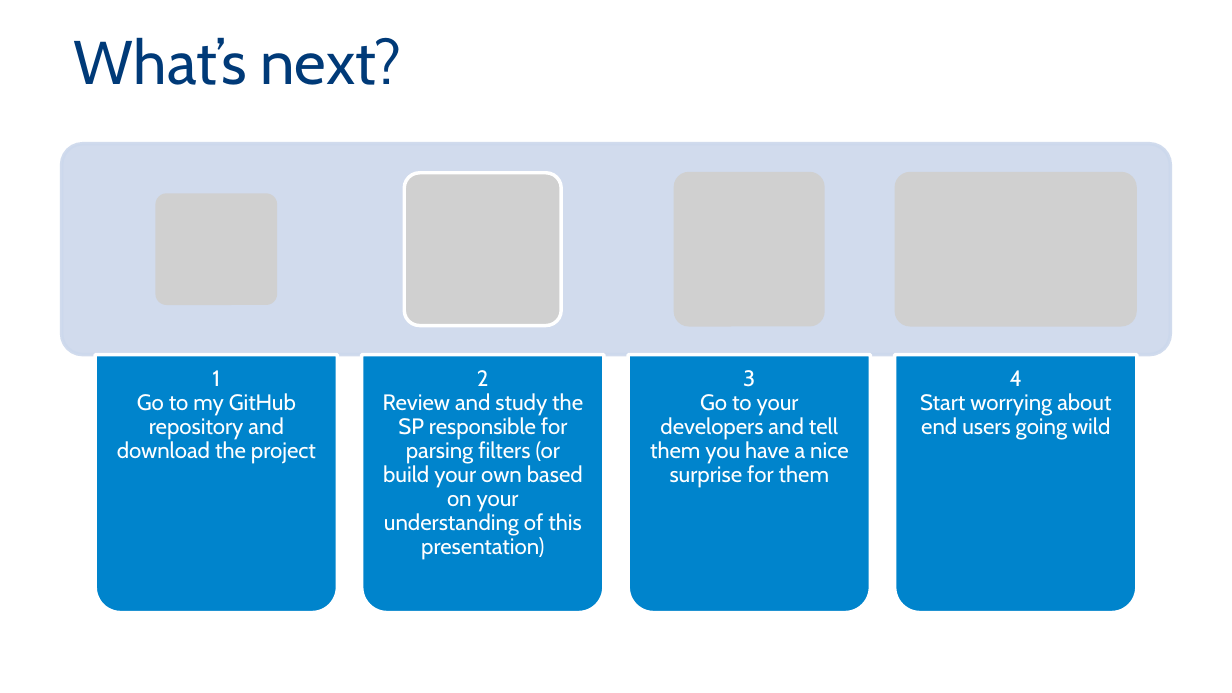
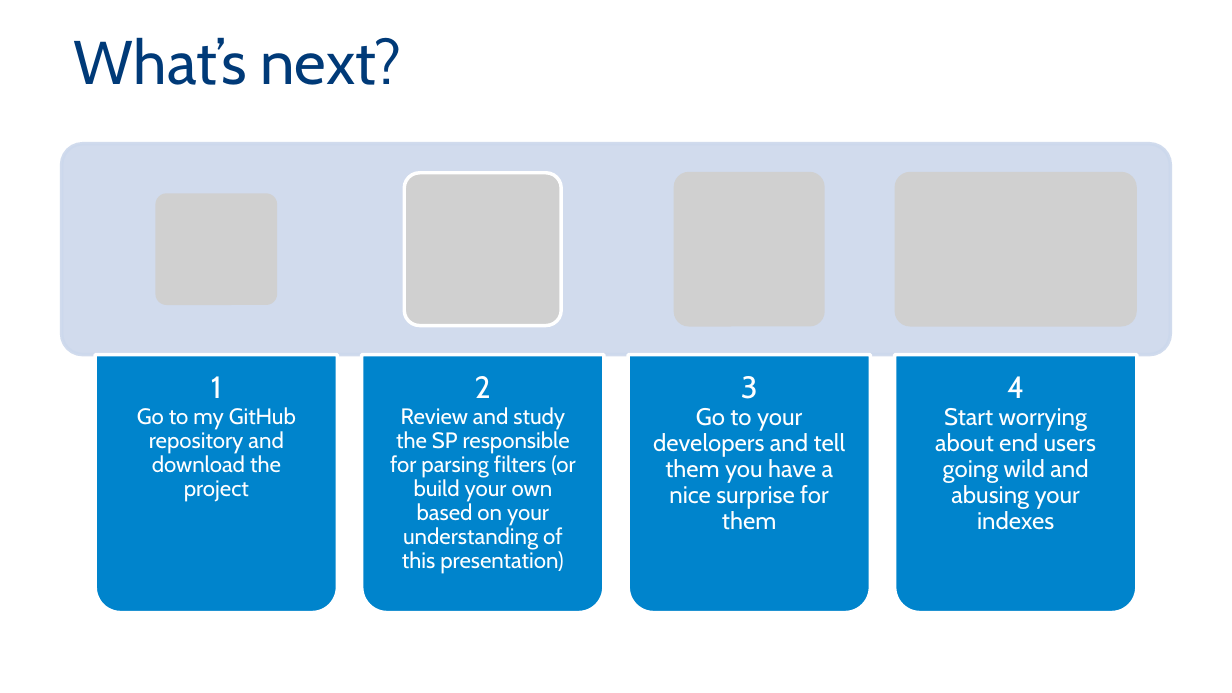
Before and after one commit to MadeiraData/DynamicFilters, a slide deck: slide 25 of DynamicFilters2.pptx. Drawn at 1232x693 pixels with LibreOffice and Linux fonts; fonts in the diff are those of the drawing; grey boxes stand for pictures; background and template pictures are left out. Boxes give left, top, right and bottom in pixels: in the first picture for what was removed or moved away, otherwise in the second. Text is boxed around its words. In the diff, an @@ line names an element or a change of style, - is before the commit and + after.

```diff
--- a/DynamicFilters2.pptx
+++ b/DynamicFilters2.pptx
@@ text "1 Go to my GitHub ..." at [137,376,296,502]: size 13 to 18 pt in "1" @@
@@ text "2 Review and study the ..." at [390,376,575,574]: size 13 to 18 pt in "2" @@
@@ text "3 Go to your developers ..." at [653,376,846,530]: size 13 to 18 pt in "3"; size 13 to 14 pt @@
@@ text at [935,376,1096,530]: text changed; size 13 to 14 pt @@
-4
-Start worrying about end users going wild
+4
+Start worrying about end users going wild and abusing your indexes
```
Also in this commit, not shown: 6 other slides changed.
